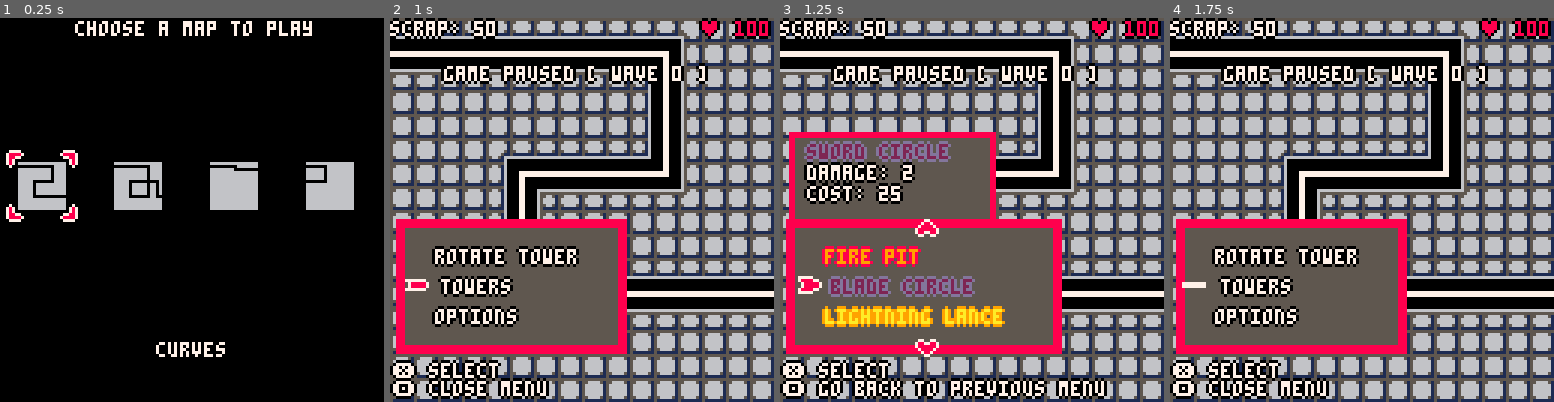
Above: before the commit, frames 1-4 (left to right).
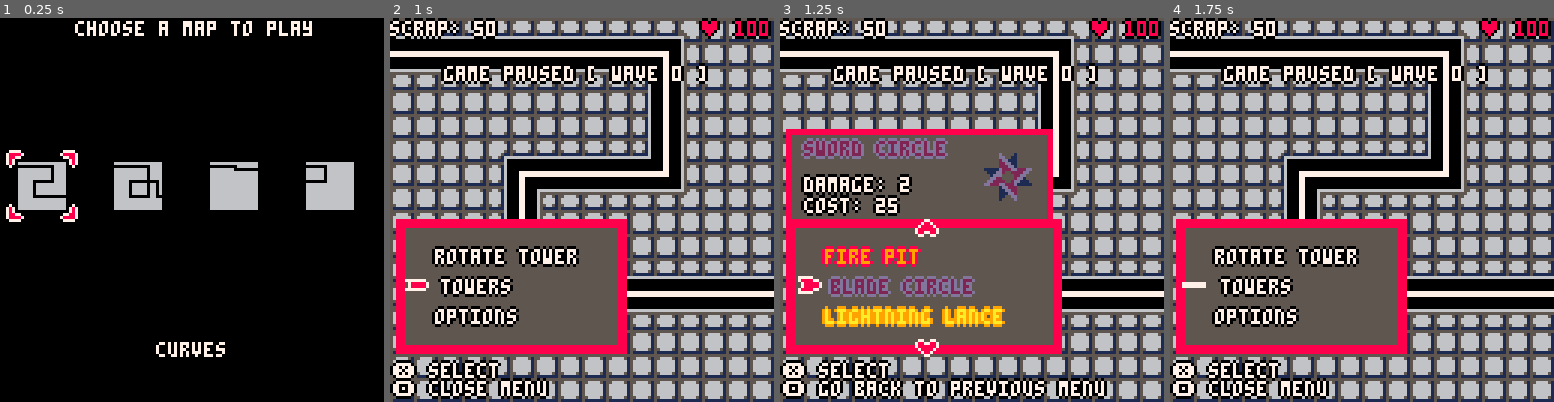
Above: after the commit, the same moments.

Repository: profilename14/TowerDefense
Game: PICO-8 cartridge tower_defense.p8
Two runs of this game, one before a commit and one after it. Both use one fixed random seed, a clock stepped at 60 frames per second and the inputs below.
Inputs:
- Up to frame 1 (0.25 s): no input
- Up to frame 2 (1 s): tap X (X key) at 0.33 s; tap O (Z key) at 0.7 s
- Up to frame 3 (1.25 s): tap X (X key) at 1.07 s
- Up to frame 4 (1.75 s): hold Right from 1.6 s (still down); tap O (Z key) at 1.7 s

Frames 1-2 are identical in both runs. In frame 3, 8.5% of the frame differs, in the area x 1-72%, y 28-53%; in frame 4, nothing differs.

Commit message:
16x16 tower sprite displayed in menu tower info

Diff:
--- a/src/forwardDeclares.lua
+++ b/src/forwardDeclares.lua
@@ -7,7 +7,7 @@
 
 function display_tower_info(tower_id, position, text_color)
   local color = {7, 0}
-  local offset = Vec:new(0, -30)
+  local offset = Vec:new(-1, -31)
   local tower_details = tower_templates[tower_id]
   local texts = {
     {text = tower_details.name},
@@ -16,7 +16,7 @@
   BorderRect.resize(
     tower_stats_background_rect,
     position + offset,
-    Vec:new(longest_menu_str(texts)*5 + 4,38
+    Vec:new(longest_menu_str(texts)*5 + 24,27
   ))
   BorderRect.draw(tower_stats_background_rect)
   print_with_outline(
@@ -26,13 +26,19 @@
   ))
   print_with_outline(
     tower_details.prefix..": "..tower_details.damage,
-    combine_and_unpack({Vec.unpack(position + offset + Vec:new(4, 9))},
+    combine_and_unpack({Vec.unpack(position + offset + Vec:new(4, 14))},
     color
   ))
   print_with_outline(
     "cost: "..tower_details.cost,
-    combine_and_unpack({Vec.unpack(position + offset + Vec:new(4, 16))},
+    combine_and_unpack({Vec.unpack(position + offset + Vec:new(4, 21))},
     color
+  ))
+  spr(
+    tower_details.icon_data,
+    combine_and_unpack({
+      Vec.unpack(tower_stats_background_rect.position + Vec:new(longest_menu_str(texts)*5 + 4, 6))
+    },{2, 2}
   ))
 end
 
--- a/tower_defense.p8
+++ b/tower_defense.p8
@@ -8,7 +8,7 @@
 end
 function display_tower_info(tower_id, position, text_color)
 local color = {7, 0}
-local offset = Vec:new(0, -30)
+local offset = Vec:new(-1, -31)
 local tower_details = tower_templates[tower_id]
 local texts = {
 {text=tower_details.name},
@@ -17,7 +17,7 @@
 BorderRect.resize(
 tower_stats_background_rect,
 position+offset,
-Vec:new(longest_menu_str(texts)*5+4,38
+Vec:new(longest_menu_str(texts)*5+24,27
 ))
 BorderRect.draw(tower_stats_background_rect)
 print_with_outline(
@@ -27,13 +27,19 @@
 ))
 print_with_outline(
 tower_details.prefix..": "..tower_details.damage,
-combine_and_unpack({Vec.unpack(position + offset + Vec:new(4, 9))},
+combine_and_unpack({Vec.unpack(position + offset + Vec:new(4, 14))},
 color
 ))
 print_with_outline(
 "cost: "..tower_details.cost,
-combine_and_unpack({Vec.unpack(position + offset + Vec:new(4, 16))},
+combine_and_unpack({Vec.unpack(position + offset + Vec:new(4, 21))},
 color
+))
+spr(
+tower_details.icon_data,
+combine_and_unpack({
+Vec.unpack(tower_stats_background_rect.position+Vec:new(longest_menu_str(texts)*5+4,6))
+},{2,2}
 ))
 end
 function start_round()
@@ -409,11 +415,6 @@
 }
 function reset_game()
 selector = {
-position=Vec:new(64,64),
-sprite_index=1,
-size=1
-}
-sell_selector = {
 position=Vec:new(64,64),
 sprite_index=1,
 size=1
